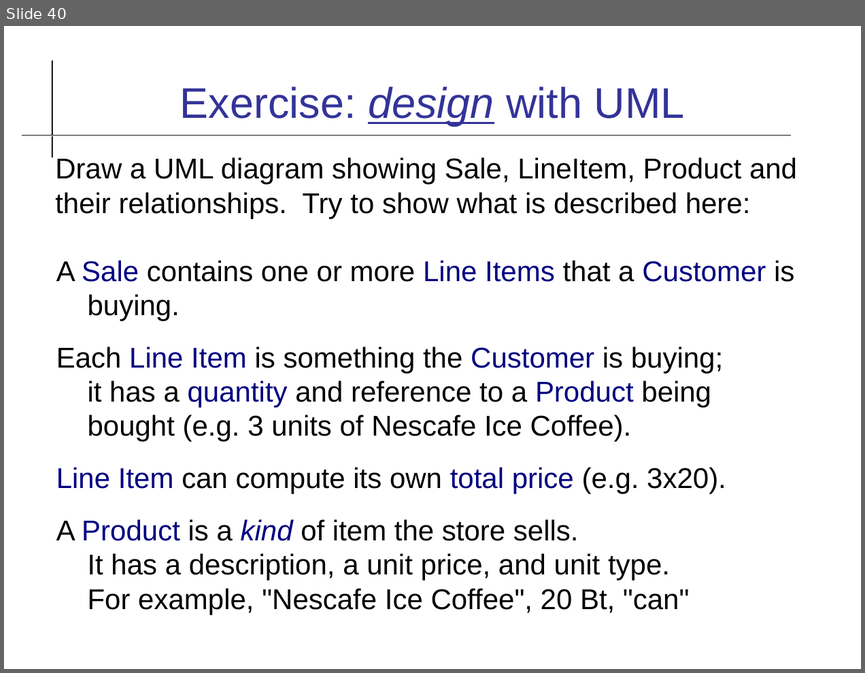
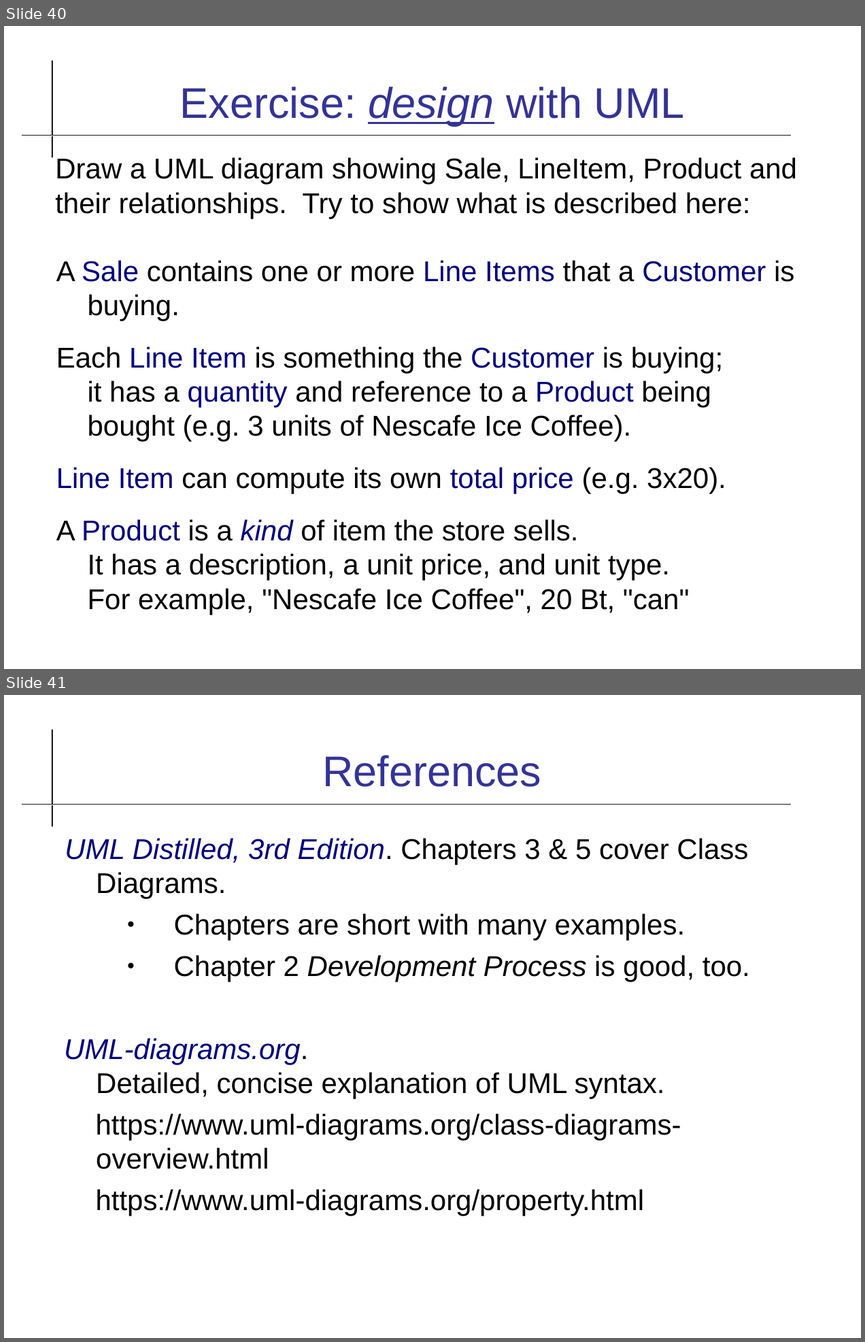
Before and after one commit to cpske/ISP, a slide deck: uml/UML-Class-Diagram.odp. Shown one above the other, each under a label of ours: slide 40 before the commit, slides 40 and 41 after it. The pictures are 865x673 and 865x1342 pixels, drawn with LibreOffice and Linux fonts; fonts in the diff are those of the drawing. Boxes give left, top, right and bottom in pixels: in the first picture for what was removed or moved away, otherwise in the second. Text is boxed around its words. In the diff, an @@ line names an element or a change of style, - is before the commit and + after.

Commit message:
add code review assignment and uml reference

```diff
--- a/uml/UML-Class-Diagram.odp
+++ b/uml/UML-Class-Diagram.odp
@@ slide 41 added at [4,695,861,1338], background #FFFFFF; not listed: 2 template elements that a slide beside it also shows @@
@@ title added at [322,755,541,787], 36 pt, text #333399 @@
+References
@@ text added at [64,838,750,1216], 24 pt, text #000000 @@
+UML Distilled, 3rd Edition. Chapters 3 & 5 cover Class Diagrams.
+  ● Chapters are short with many examples.
+  ● Chapter 2 Development Process is good, too.
+UML-diagrams.org.
+Detailed, concise explanation of UML syntax.
+https://www.uml-diagrams.org/class-diagrams-overview.html
+https://www.uml-diagrams.org/property.html
```
Also in this commit, not shown: 1 slide changed, 3 other files.
